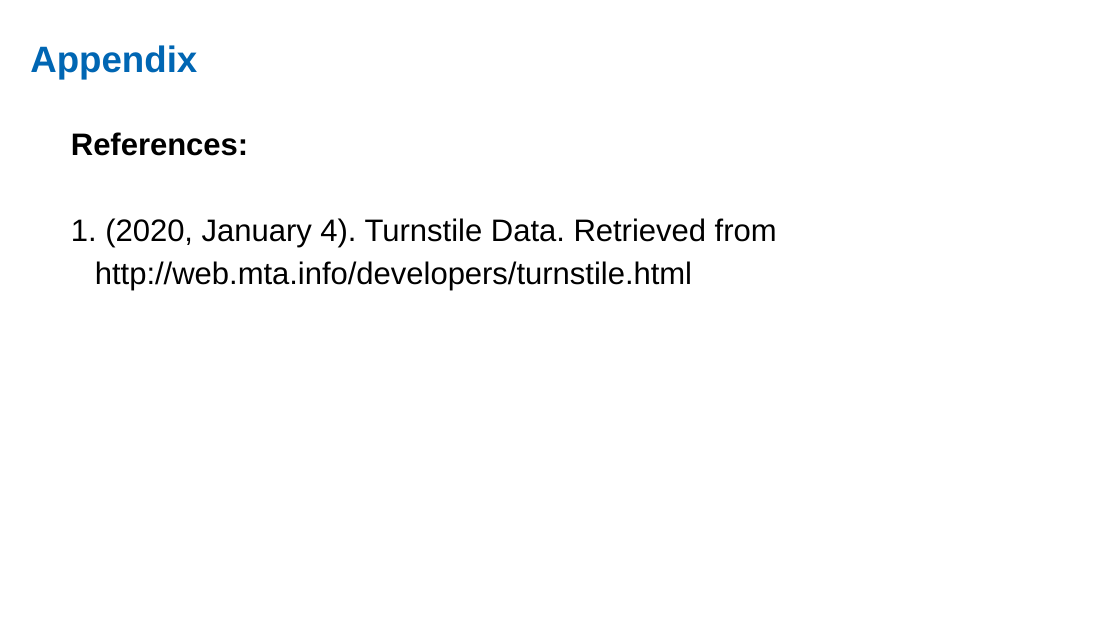
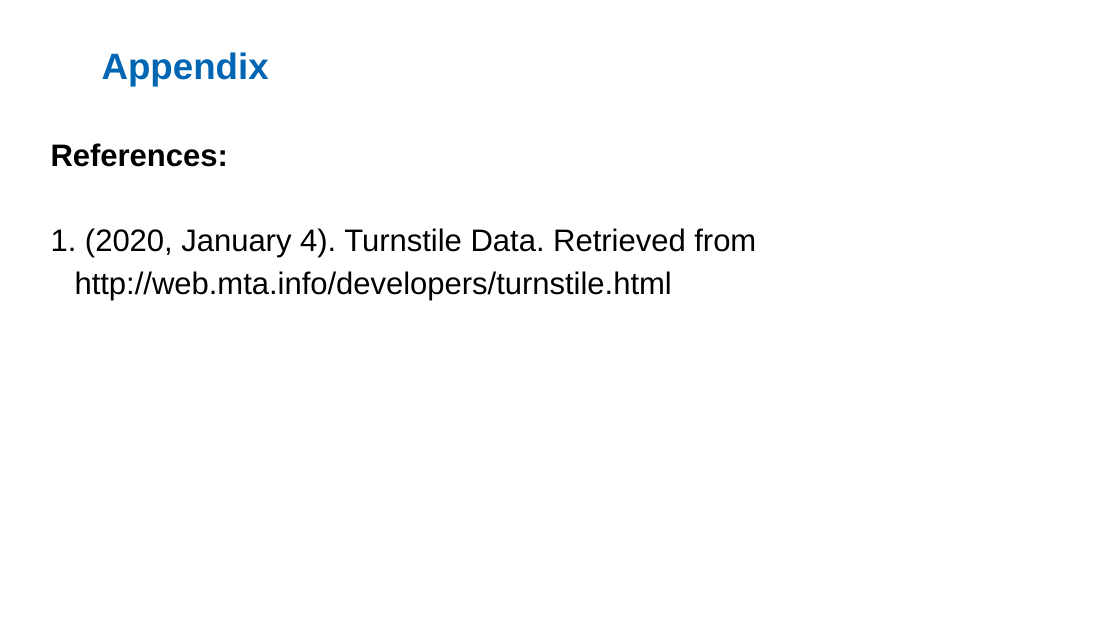
Before and after one commit to ekand/mtacular, a slide deck: slide 14 of reports/MTA_Data_PP_etd.odp (slide 9 before the commit). Drawn at 1120x630 pixels with LibreOffice and Linux fonts; fonts in the diff are those of the drawing. Boxes give left, top, right and bottom in pixels: in the first picture for what was removed or moved away, otherwise in the second. Text is boxed around its words. In the diff, an @@ line names an element or a change of style, - is before the commit and + after.

```diff
--- a/reports/MTA_Data_PP_etd.odp
+++ b/reports/MTA_Data_PP_etd.odp
@@ title "Appendix": place and size @@
-title "Appendix" at <box>30,45,197,79</box>
+title "Appendix" at <box>102,52,269,86</box>
@@ title "Appendix" at <box>102,52,269,86</box>: vertical alignment top to middle @@
@@ text "References:": place and size @@
-text "References:" at <box>71,132,777,290</box>
+text "References:" at <box>51,143,756,300</box>
```
Also in this commit, not shown: 4 other slides changed, 9 slides added, 5 slides removed.
